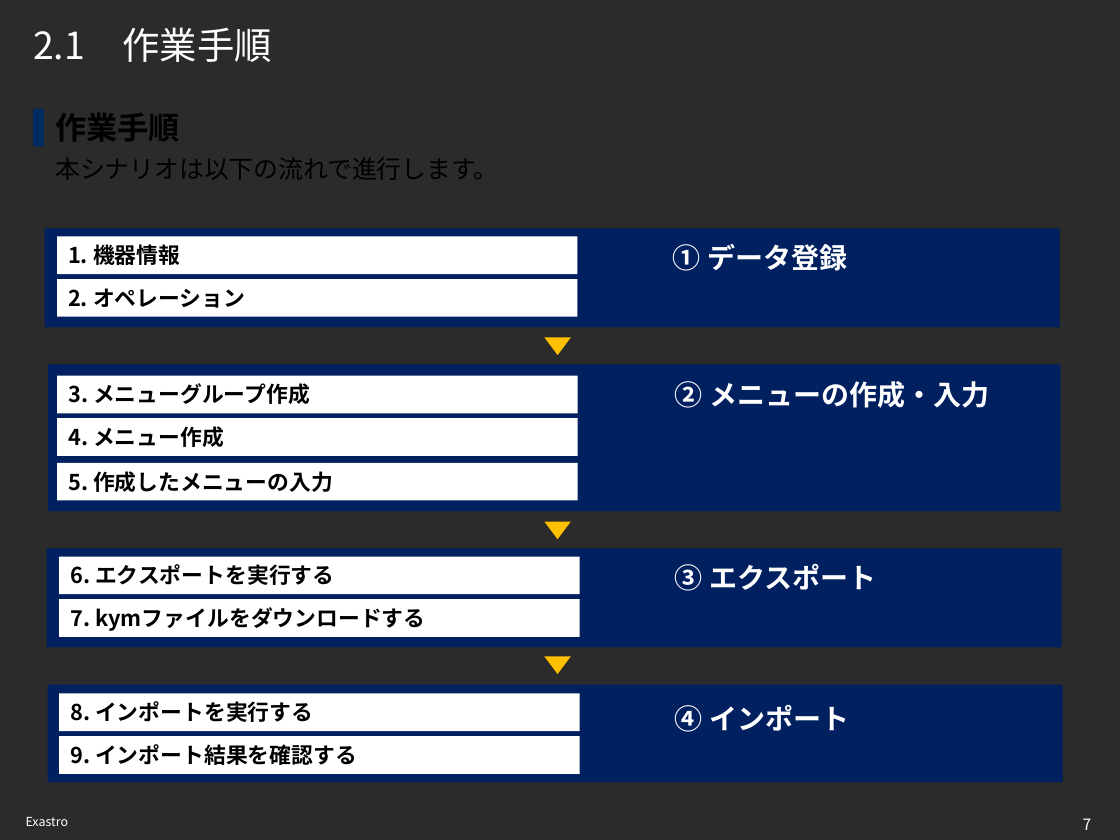
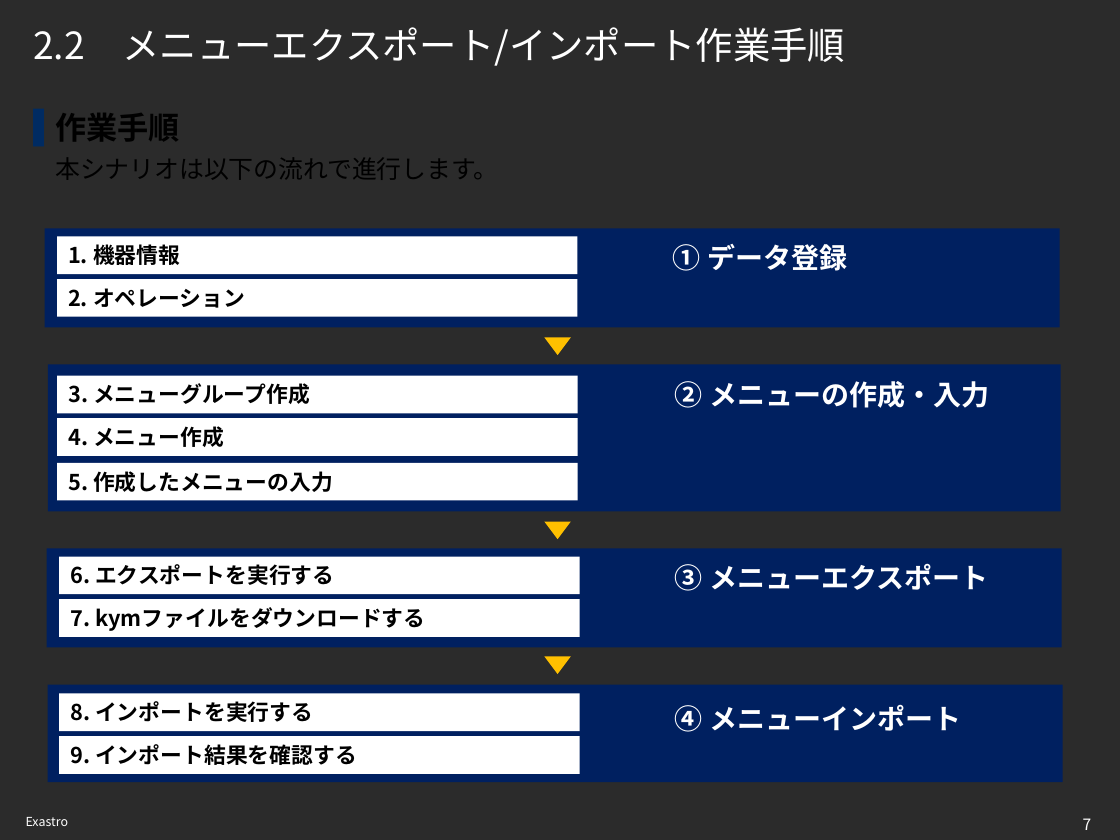
Before and after one commit to exastro-suite/it-automation-docs, a slide deck: slide 7 of asset/Learn_ja/ITA-export-import_ja_practice.pptx. Drawn at 1120x840 pixels with LibreOffice and Linux fonts; fonts in the diff are those of the drawing; background and template pictures are left out; a plain dark background stands for a picture behind light text. Boxes give left, top, right and bottom in pixels: in the first picture for what was removed or moved away, otherwise in the second. Text is boxed around its words. In the diff, an @@ line names an element or a change of style, - is before the commit and + after.

```diff
--- a/asset/Learn_ja/ITA-export-import_ja_practice.pptx
+++ b/asset/Learn_ja/ITA-export-import_ja_practice.pptx
@@ title at (x1=33, y1=27, x2=845, y2=66): text changed @@
-2.1 作業手順
+2.2 メニューエクスポート/インポート作業手順
@@ text at (x1=675, y1=563, x2=988, y2=591): text changed @@
-③ エクスポート
+③ メニューエクスポート
@@ text at (x1=675, y1=704, x2=961, y2=732): text changed @@
-④ インポート
+④ メニューインポート
```
Also in this commit, not shown: 15 other slides changed, 12 slides added, 4 other files.
